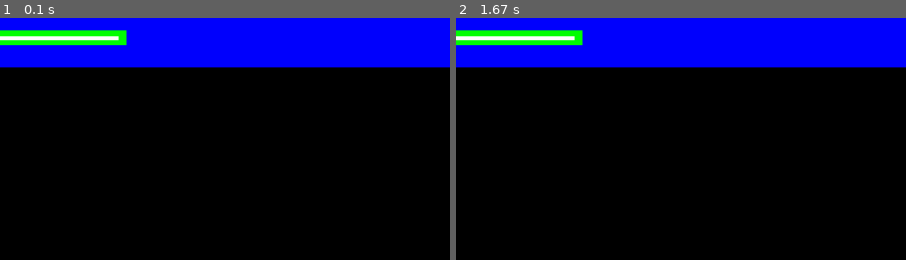
Above: before the commit, frames 1-2 (left to right).
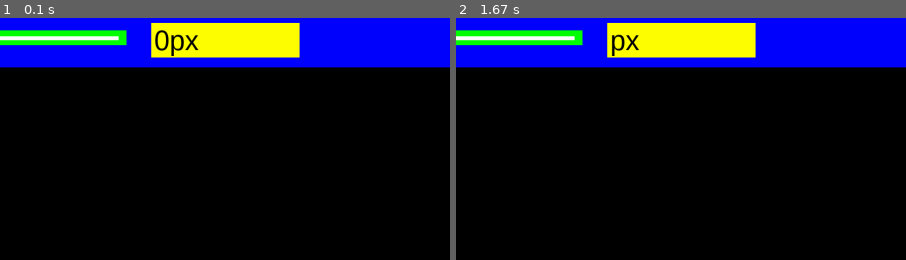
Above: after the commit, the same moments.

Repository: SimonXVB/Pixit
Game: pygame game, started from main.py
Same seed, same stepped clock (60 frames per second), same inputs: the game is played once before the commit and once after it.
Inputs (mouse positions are % of the whole screen's width and height, from its top left):
- Up to frame 1 (0.1 s): no input
- Up to frame 2 (1.67 s): press the mouse at (22, 6) at 0.37 s; move the mouse to (34, 14) at 0.47 s; release the mouse at (46, 23) at 0.6 s; tap Space at 0.67 s; hold Backspace from 1.55 s (still down)
The pictures show only the part of the screen within x 41-91%, y 0-50%; the shares and areas given below are measured in that part.

The runs differ from the first frame. In frame 1, 4.8% of the frame differs, in the area x 33-67%, y 2-17%; in frame 2, 4.8%.

Commit message:
added input ui element

Diff:
--- /dev/null
+++ b/Toolbar/Classes/input.py
@@ -0,0 +1,63 @@
+import pygame
+from typing import TYPE_CHECKING
+
+if TYPE_CHECKING:
+    from Toolbar.toolbar import Toolbar
+    from collections.abc import Callable
+
+class Input:
+    def __init__(self, toolbar: "Toolbar", width: int, height: int, pos_x: int, pos_y: int, event: "Callable[[], None]") -> None:
+        self.toolbar = toolbar
+
+        self.input: pygame.Surface | None = None
+
+        self.content = "0"
+        self.is_focused = False
+
+        self.width = width
+        self.height = height
+        self.pos_x = pos_x
+        self.pos_y = pos_y
+
+        self.event = event
+
+        self.update()
+
+    def collision(self):
+        assert self.input
+
+        input_rect = self.input.get_rect(topleft = (self.pos_x, self.pos_y))
+        return input_rect.collidepoint(pygame.mouse.get_pos())
+
+    def set_focus(self):
+        if self.collision():
+            self.is_focused = True
+        else:
+            self.is_focused = False
+
+    def update(self):
+        assert self.toolbar.toolbar_surface
+
+        self.input = pygame.Surface((self.width, self.height))
+        self.input.fill("yellow")
+
+        font = pygame.font.SysFont("Arial", int(self.height * 0.80)).render(self.content + "px", True, "Black")
+        center = font.get_rect(center=(self.width / 2, self.height / 2))
+
+        self.input.blit(font, (self.width * 0.02, center[1]))
+        self.toolbar.toolbar_surface.blit(self.input, (self.pos_x, self.pos_y))
+        self.toolbar.update()
+
+    def add_input(self, event):
+        if not self.is_focused: return
+
+        if event.unicode.isnumeric() and len(self.content) < 4:
+            self.content += event.unicode
+
+        self.update()
+
+    def remove_input(self):
+        if not self.is_focused and len(self.content) < 0: return
+
+        self.content = self.content[:-1]
+        self.update()
--- a/Toolbar/toolbar.py
+++ b/Toolbar/toolbar.py
@@ -2,6 +2,7 @@
 from typing import TYPE_CHECKING
 from Toolbar.Classes.button import Button
 from Toolbar.Classes.slider import Slider
+from Toolbar.Classes.input import Input
 
 if TYPE_CHECKING:
     import main
@@ -19,6 +20,7 @@
         }
 
         self.slider = Slider(self, 400, 30, 600, 25, lambda: print("slider test"))
+        self.input = Input(self, 300, 70, 1050, 10, lambda: print("input1 test"))
 
         self.update()
 
@@ -33,7 +35,13 @@
                     element.click()
 
                 self.slider.begin_move()
+                self.input.set_focus()
             elif event.type == pygame.MOUSEMOTION:
                 self.slider.set_value()
             elif event.type == pygame.MOUSEBUTTONUP:
                 self.slider.end_move()
+            elif event.type == pygame.KEYDOWN:
+                self.input.add_input(event)
+
+                if event.key == pygame.K_BACKSPACE:
+                    self.input.remove_input()
